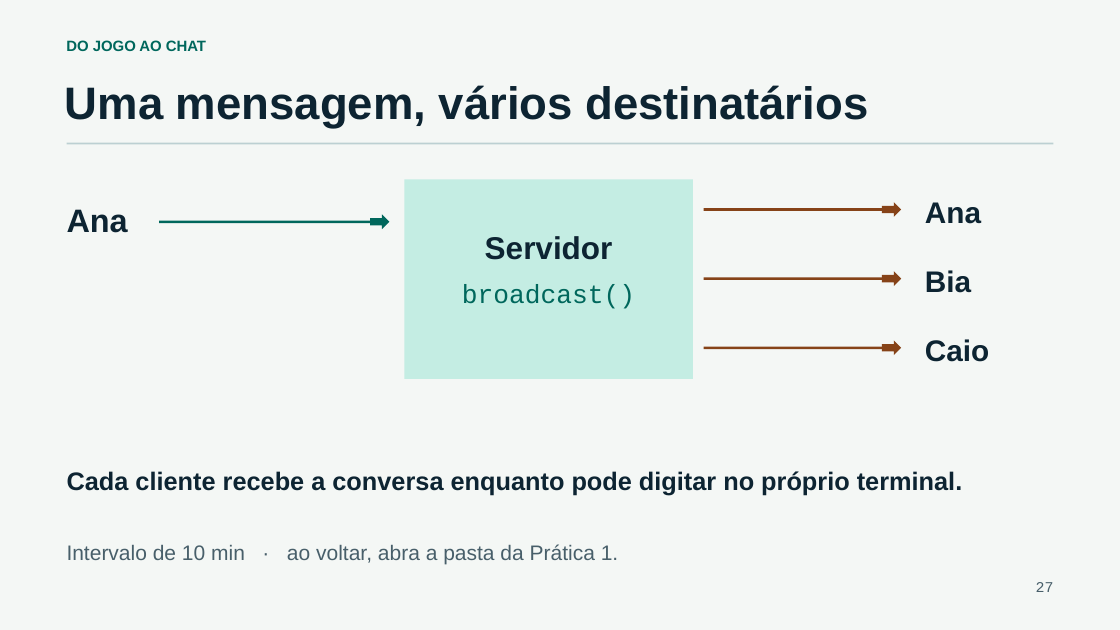
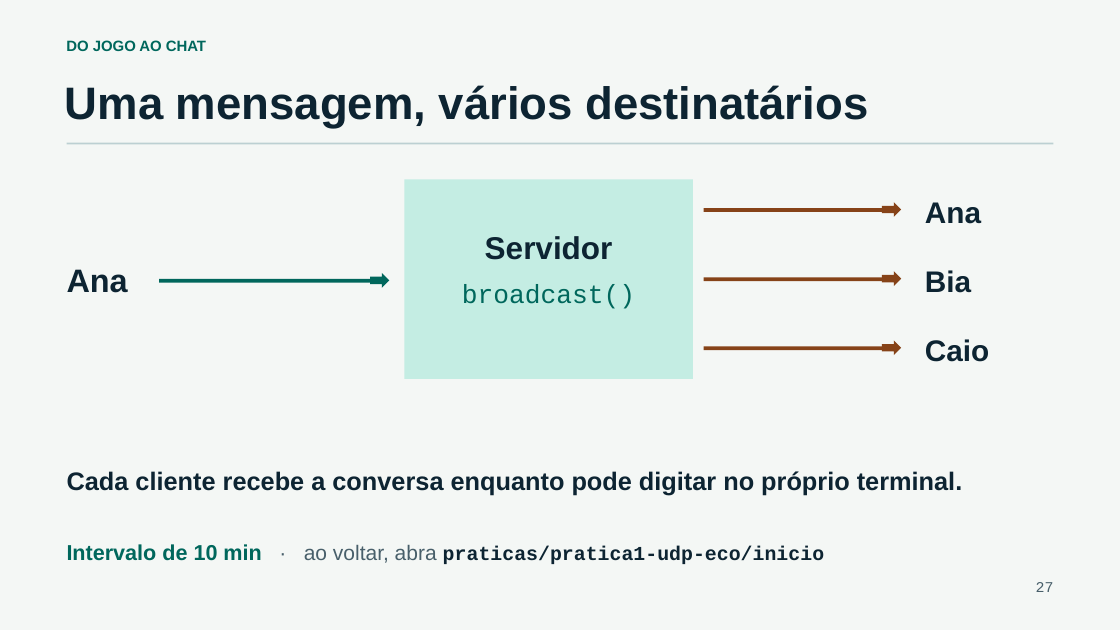
Before and after one commit to CassianoMn/xii-semac-sockets-java, a slide deck: slide 27 of slides/programacao-com-sockets-em-java.pptx. Drawn at 1120x630 pixels with LibreOffice and Linux fonts; fonts in the diff are those of the drawing. Boxes give left, top, right and bottom in pixels: in the first picture for what was removed or moved away, otherwise in the second. Text is boxed around its words. In the diff, an @@ line names an element or a change of style, - is before the commit and + after.

```diff
--- a/slides/programacao-com-sockets-em-java.pptx
+++ b/slides/programacao-com-sockets-em-java.pptx
@@ 1 text, 1 right arrow, 1 rectangle: place and size @@
-1 text, 1 right arrow, 1 rectangle at bbox=[67, 209, 390, 233]
+1 text, 1 right arrow, 1 rectangle at bbox=[67, 269, 390, 293]
@@ text at bbox=[67, 544, 824, 564]: text changed; size 18 to 17 pt; font Arial to Courier New; text colour #485F6A to #0D2432; bold on @@
-Intervalo de 10 min · ao voltar, abra a pasta da Prática 1.
+Intervalo de 10 min · ao voltar, abra praticas/pratica1-udp-eco/inicio
```
Also in this commit, not shown: 29 other slides changed, 1 slide added, 8 other files.
